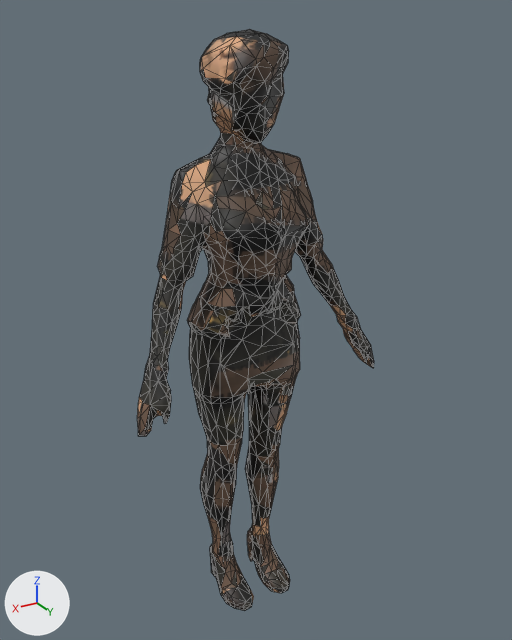
Renders of the glTF model game/player/vesper.glb from each side of a commit.
The view is the same before and after, from a 50 mm lens placed at (0.96, 1.656, 1.798), pointed at (-0.038, -0.008, 0.966). Lighting does not change. The marker at lower left points along +X, +Y and +Z. The older version comes first. Mesh edges are drawn as thin lines. Vertices at exactly the same position are counted once.

The first picture shows 'VESPER_low'.
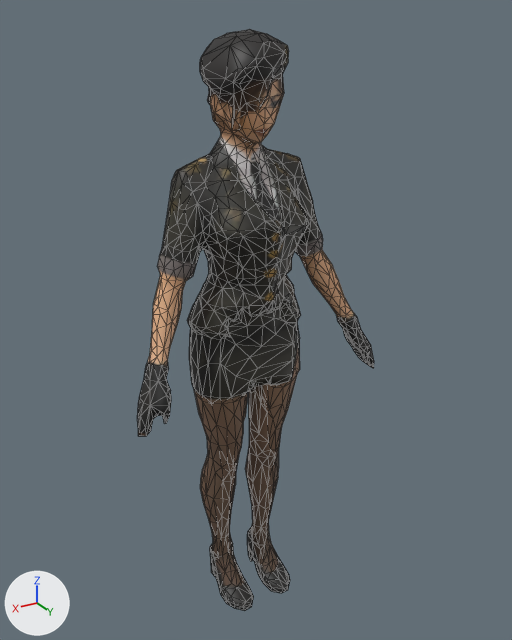
The change in detail:
me_mesh_0_001 has 1502 vertices, 3000 faces and spans x -0.4..0.4, y -0.15..0.17, z 0.0..1.77.
me_mesh_0_001 is used by ob_vesper_low; location (0.0, 0.0, 0.0).
me_mesh_0_001 part 1: 19 vertices moved from x -0.12..0.1, y -0.1..0.09, z 0.58..0.86 to x -0.12..0.08, y -0.1..0.08, z 0.58..0.86; 108 vertices removed from x -0.15..0.17, y -0.12..0.09, z 0.49..0.96; 110 vertices added at x -0.16..0.17, y -0.12..0.09, z 0.46..0.96.
me_mesh_0_001 part 2: 5 vertices removed from x -0.12..0.04, y -0.06..0.1, z 1.42..1.61; 4 vertices added at x -0.11..0.05, y 0.01..0.11, z 1.42..1.61.
me_mesh_0_001 part 3: 2599 kept faces spanning x -0.4..0.4, y -0.15..0.17, z 0.0..1.77 get new texture (UV) coordinates.

Boxes (x1, y1, x2, y2) around the edits, measured in the pictures (512 x 640 px; the box of a moved part takes in the faces that stretch with it):
part 1 of me_mesh_0_001, moved or reshaped: before (190, 325, 300, 519); after (190, 325, 297, 519)
part 2 of me_mesh_0_001, moved or reshaped: before (239, 81, 300, 177); after (240, 81, 300, 177)
part 3 of me_mesh_0_001, surface changed: (137, 34, 374, 605) in both
